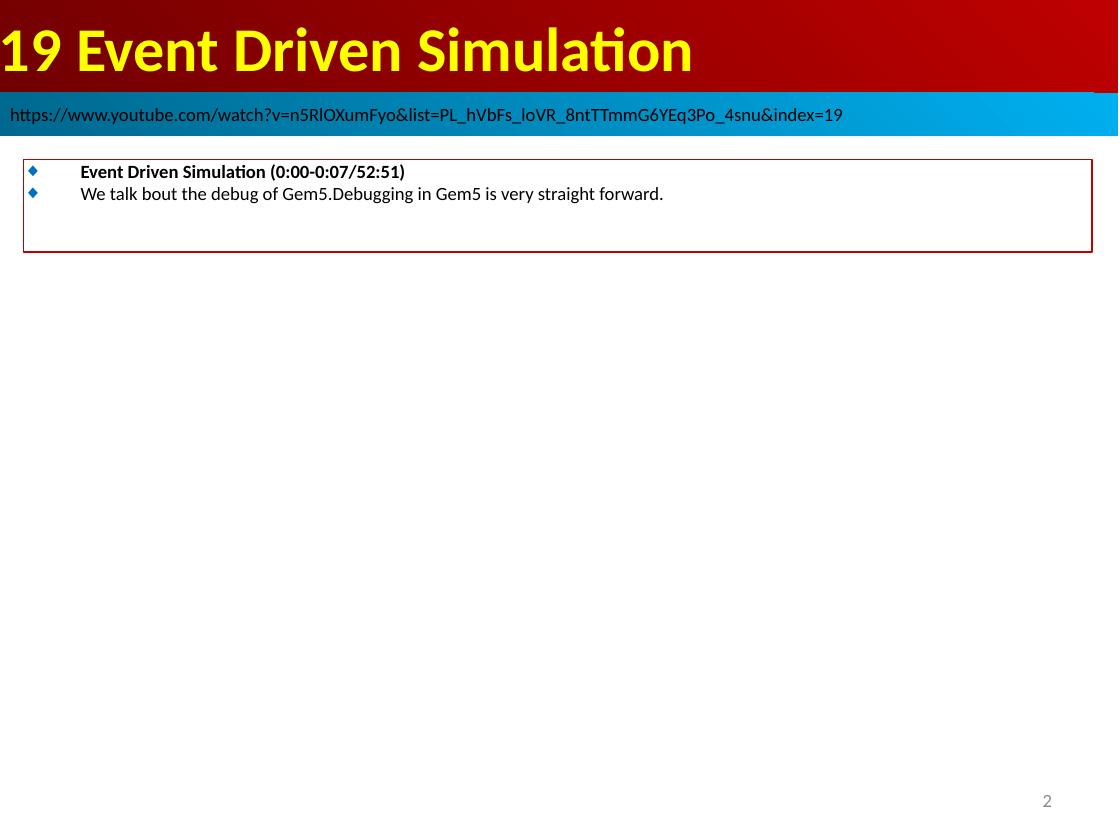
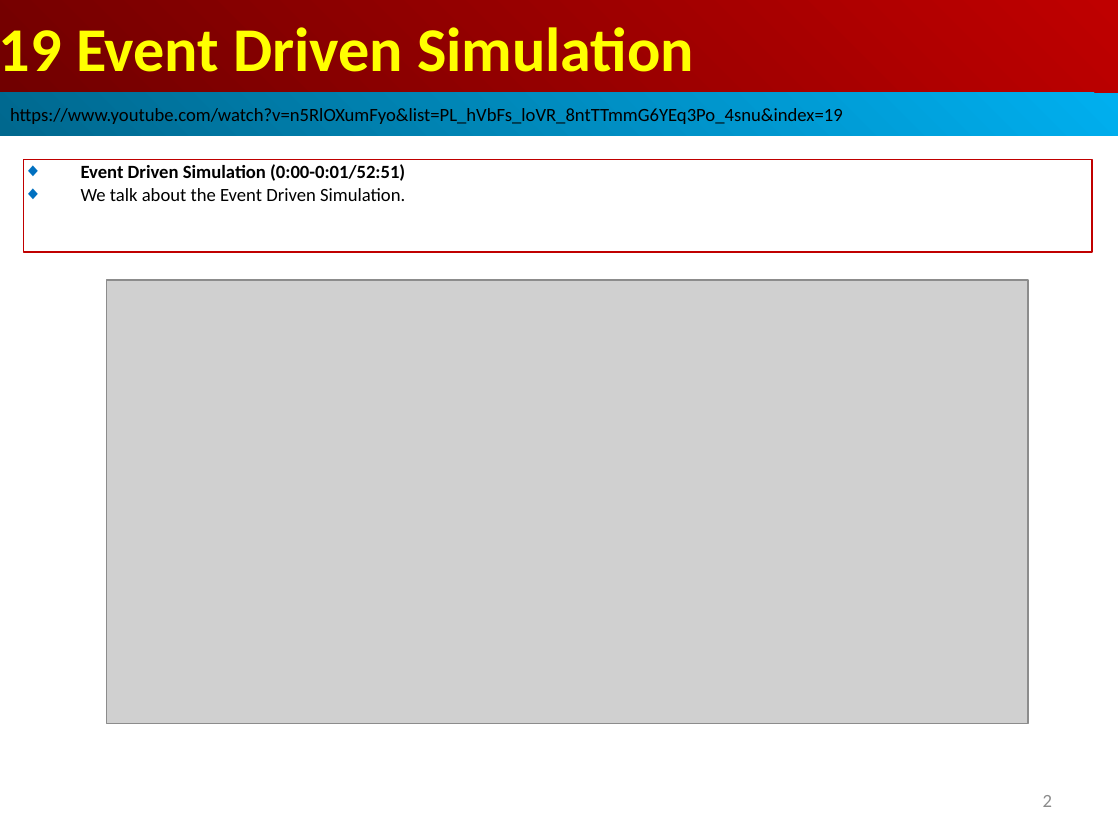
Before and after one commit to peterhchen/AIU_CS850_Gem5_McPAT, a slide deck: slide 2 of 050_Gem5/019.EventDrSim/000_Video/019.EventDrSim.ppt. Drawn at 1120x840 pixels with LibreOffice and Linux fonts; fonts in the diff are those of the drawing; grey boxes stand for pictures. Boxes give left, top, right and bottom in pixels: in the first picture for what was removed or moved away, otherwise in the second. Text is boxed around its words. In the diff, an @@ line names an element or a change of style, - is before the commit and + after.

```diff
--- a/050_Gem5/019.EventDrSim/000_Video/019.EventDrSim.ppt
+++ b/050_Gem5/019.EventDrSim/000_Video/019.EventDrSim.ppt
@@ text in rectangle at box(81, 164, 405, 201): text changed; bold on @@
-◆ Event Driven Simulation (0:00-0:07/52:51)
-◆ We talk bout the debug of Gem5.Debugging in Gem5 is very straight forward.
+◆ Event Driven Simulation (0:00-0:01/52:51)
+◆ We talk about the Event Driven Simulation.
@@ picture added at box(106, 280, 1028, 724) @@
```
Also in this commit, not shown: 3 other slides changed, 2 slides added.
